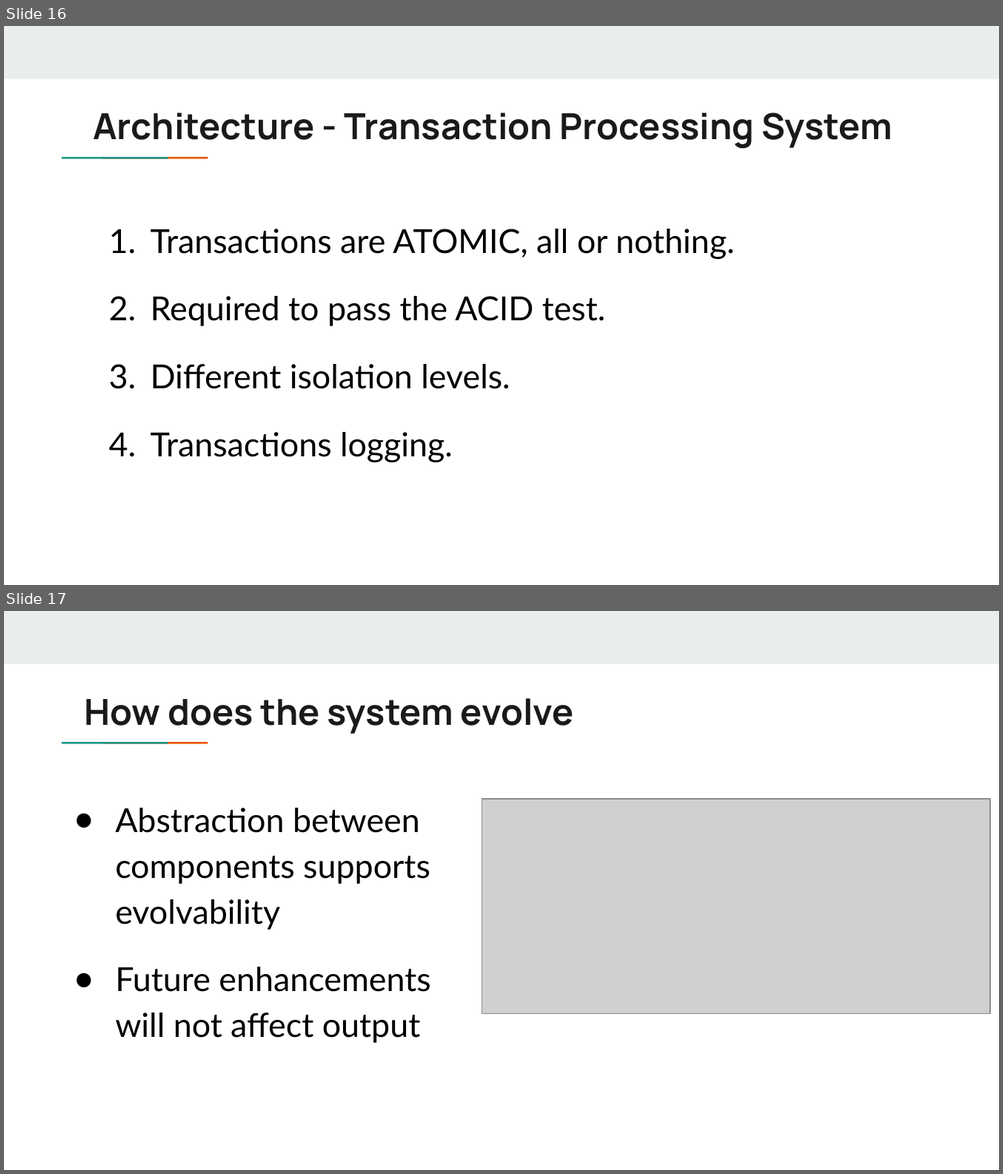
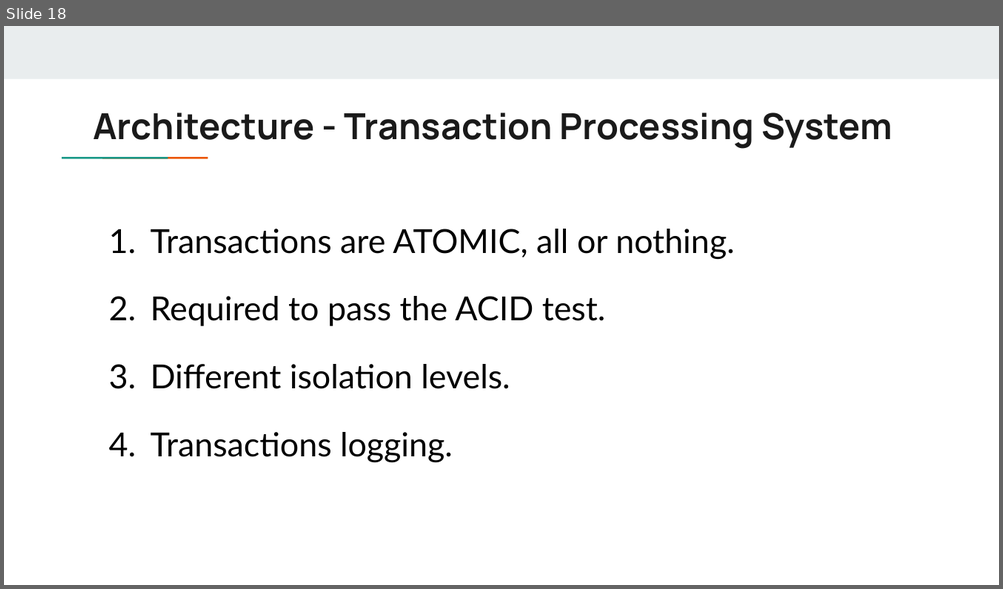
Before and after one commit to papaizaa/EECS4314, a slide deck: Slides/EECS4314 A1 Slides.pptx. Shown one above the other, each under a label of ours: slides 16 and 17 before the commit, slide 18 after it. The pictures are 1003x1174 and 1003x589 pixels, drawn with LibreOffice and Linux fonts; fonts in the diff are those of the drawing; grey boxes stand for pictures. Boxes give left, top, right and bottom in pixels: in the first picture for what was removed or moved away, otherwise in the second. Text is boxed around its words. In the diff, an @@ line names an element or a change of style, - is before the commit and + after.

```diff
--- a/Slides/EECS4314 A1 Slides.pptx
+++ b/Slides/EECS4314 A1 Slides.pptx
@@ slide 17 removed at bbox=[4, 611, 999, 1170], background #FFFFFF; not listed: 3 template elements that a slide beside it also shows @@
@@ title removed at bbox=[84, 698, 574, 734] @@
-How does the system evolve
@@ text removed at bbox=[115, 808, 430, 1043] @@
-● Abstraction between components supports evolvability
-● Future enhancements will not affect output
@@ picture removed at bbox=[481, 799, 990, 1014] @@
@@ what was slide 16 is now slide 18 @@
```
Also in this commit, not shown: 5 slides changed, 2 slides added, 1 other file.
